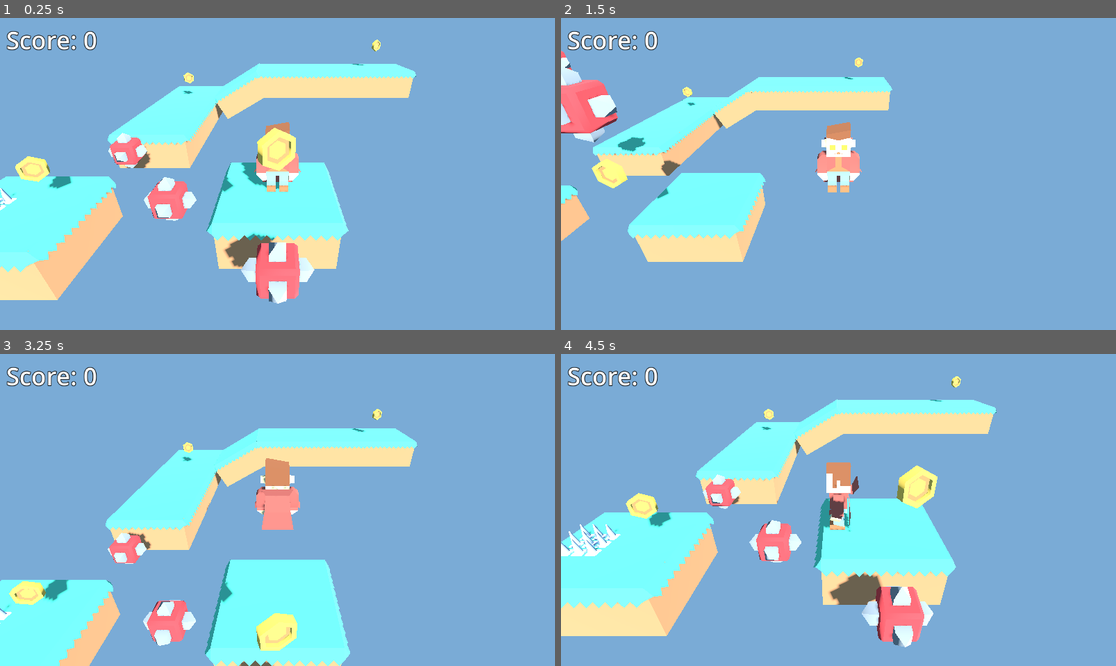
Above: before the commit, frames 1-4 (two rows, left to right).
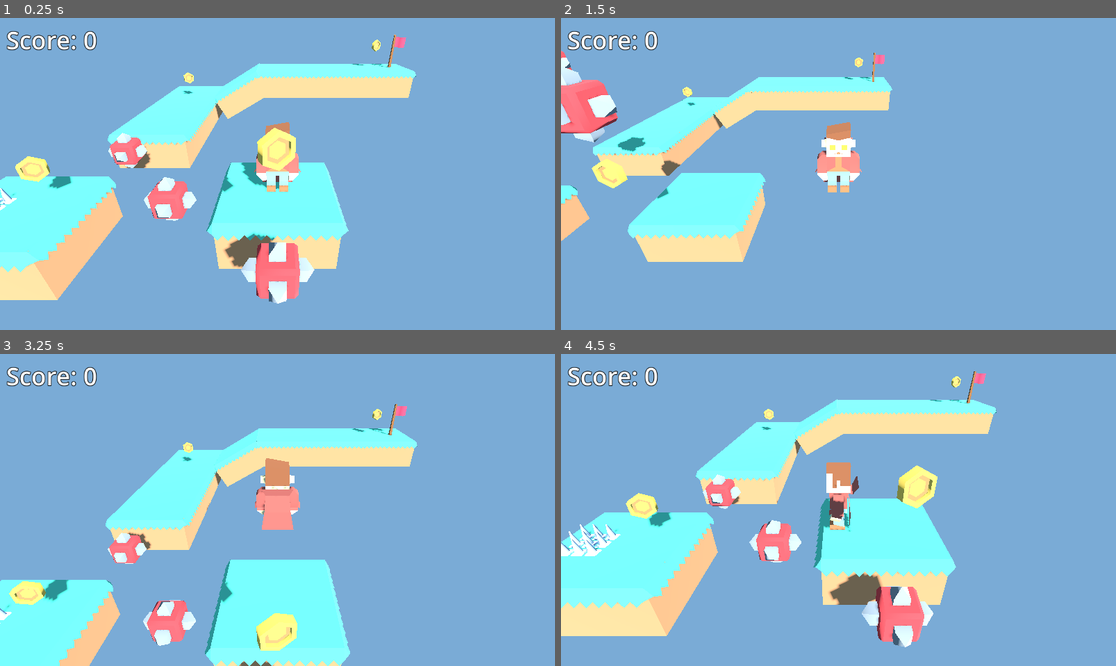
Above: after the commit, the same moments.

Repository: coruja182/godotplatformer3d
Game: Godot game, scene res://scenes/levels/level1.tscn
Two runs of this game, one before a commit and one after it. Both use one fixed random seed, a clock stepped at 60 frames per second and the inputs below.
Inputs:
- Up to frame 1 (0.25 s): no input
- Up to frame 2 (1.5 s): hold D (move_right) 0.53-1.28 s; tap Space (jump) at 0.77 s; hold S (move_backward) from 1.28 s (still down)
- Up to frame 3 (3.25 s): tap Space (jump) at 1.52, 3.02 s; release S (move_backward) at 2.03 s; hold D (move_right) 2.03-2.78 s; hold W (move_forward) from 2.78 s (still down)
- Up to frame 4 (4.5 s): release W (move_forward) at 3.53 s; hold A (move_left) from 3.53 s (still down); tap Space (jump) at 3.77 s

The runs differ from the first frame. In frame 1, 0.1% of the frame differs, in the area x 66-74%, y 5-16%; in frame 2, 0.1%; in frame 3, 0.1%, in the area x 66-74%, y 16-27%; in frame 4, 0.1%.

Commit message:
feat: End Flag

Diff:
--- /dev/null
+++ b/end_flag/end_flag.gd
@@ -0,0 +1,13 @@
+class_name EndFlag extends Area3D
+
+
+@export_file("*.tscn") var next_scene
+
+
+func _ready() -> void:
+	assert(next_scene, "next scene is mandatory")
+
+
+func _on_body_entered(body: Node3D) -> void:
+	if body.is_in_group("Player"):
+		get_tree().change_scene_to_file(next_scene)
--- /dev/null
+++ b/end_flag/end_flag.tscn
@@ -0,0 +1,21 @@
+[gd_scene load_steps=4 format=3 uid="uid://17wsajd8txhx"]
+
+[ext_resource type="Script" path="res://end_flag/end_flag.gd" id="1_8ja2d"]
+[ext_resource type="ArrayMesh" uid="uid://cx3dwltkgs56g" path="res://assets/models/flag.obj" id="1_gpk22"]
+
+[sub_resource type="BoxShape3D" id="BoxShape3D_wlyqf"]
+size = Vector3(0.45166, 0.900452, 0.233154)
+
+[node name="EndFlag" type="Area3D"]
+transform = Transform3D(1.3, 0, 0, 0, 1.3, 0, 0, 0, 1.3, 0, 0, 0)
+script = ExtResource("1_8ja2d")
+
+[node name="Model" type="MeshInstance3D" parent="."]
+mesh = ExtResource("1_gpk22")
+skeleton = NodePath("../..")
+
+[node name="CollisionShape3D" type="CollisionShape3D" parent="."]
+transform = Transform3D(1, 0, 0, 0, 1, 0, 0, 0, 1, 0.156982, 0.448334, -0.00891112)
+shape = SubResource("BoxShape3D_wlyqf")
+
+[connection signal="body_entered" from="." to="." method="_on_body_entered"]
--- a/scenes/levels/level1.tscn
+++ b/scenes/levels/level1.tscn
@@ -6,6 +6,7 @@
 [ext_resource type="PackedScene" uid="uid://cpjkntrgxwwm" path="res://enemies/enemy_spike.tscn" id="4_teu1i"]
 [ext_resource type="PackedScene" uid="uid://k70g3pu1up24" path="res://spikes/spikes.tscn" id="5_1q6w5"]
 [ext_resource type="PackedScene" uid="uid://pv0r3h0luha2" path="res://coin/coin.tscn" id="6_wdk87"]
+[ext_resource type="PackedScene" uid="uid://17wsajd8txhx" path="res://end_flag/end_flag.tscn" id="7_yj1qt"]
 
 [sub_resource type="CapsuleShape3D" id="CapsuleShape3D_xm3rs"]
 radius = 0.3
@@ -119,3 +120,7 @@
 
 [node name="Coin5" parent="Collectibles" instance=ExtResource("6_wdk87")]
 transform = Transform3D(1, 0, 0, 0, 1, 0, 0, 0, 1, 3.86904, 1.56877, -7.48846)
+
+[node name="EndFlag" parent="." instance=ExtResource("7_yj1qt")]
+transform = Transform3D(1.3, 0, 0, 0, 1.3, 0, 0, 0, 1.3, 4.53635, 0.962644, -7.503)
+next_scene = "res://scenes/levels/level1.tscn"
Not shown: 1 places in scenes/levels/level1.tscn that only renumber resources
